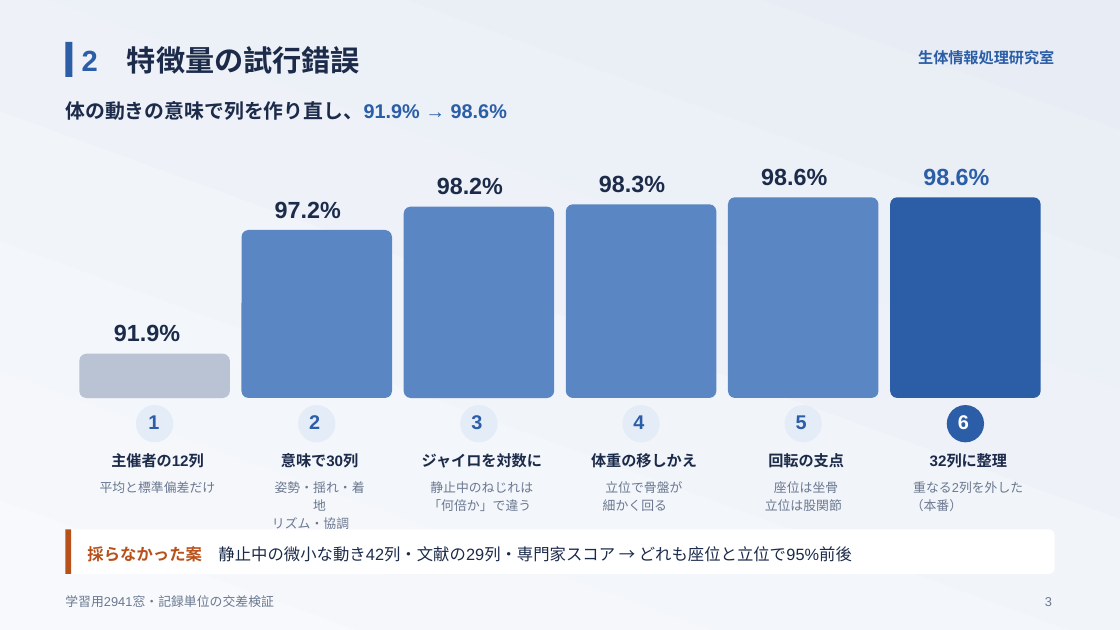
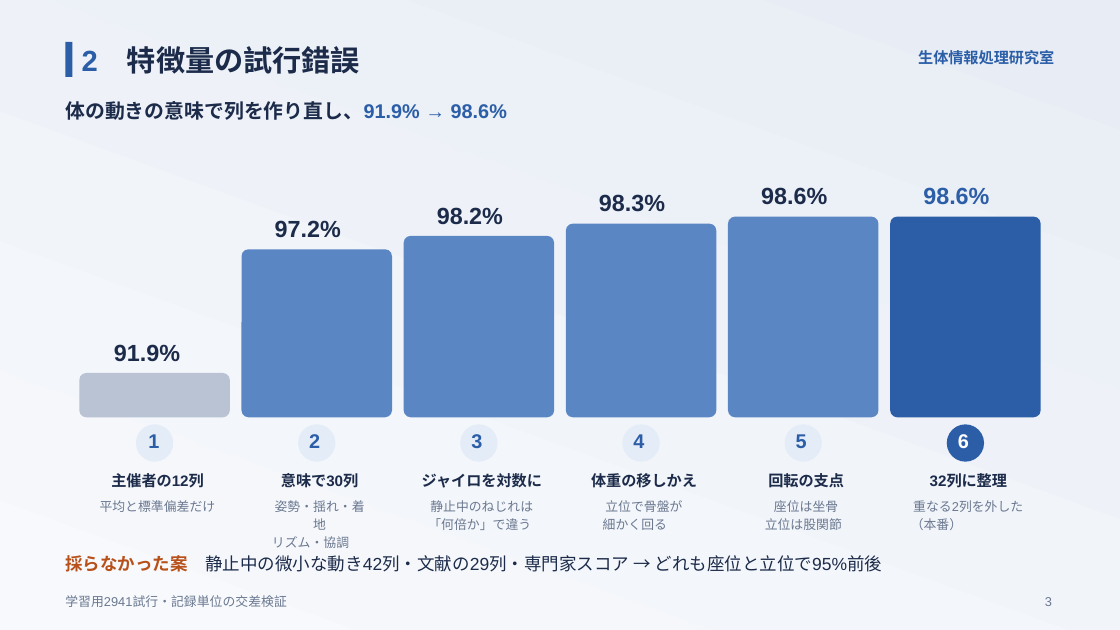
Before and after one commit to takuto-nohara/DataScienceContest, a slide deck: slide 3 of presentation/final_seitailab.pptx. Drawn at 1120x630 pixels with LibreOffice and Linux fonts; fonts in the diff are those of the drawing. Boxes give left, top, right and bottom in pixels: in the first picture for what was removed or moved away, otherwise in the second. Text is boxed around its words. In the diff, an @@ line names an element or a change of style, - is before the commit and + after.

```diff
--- a/presentation/final_seitailab.pptx
+++ b/presentation/final_seitailab.pptx
@@ text "98.2%": place and size @@
-text "98.2%" at [437, 177, 503, 195]
+text "98.2%" at [437, 207, 503, 225]
@@ rounded rectangle: place and size @@
-rounded rectangle at [404, 207, 555, 398]
+rounded rectangle at [404, 236, 555, 418]
@@ 23 texts, 11 rounded rectangles: place and size @@
-23 texts, 11 rounded rectangles at [79, 168, 1041, 529]
+23 texts, 11 rounded rectangles at [79, 187, 1041, 548]
@@ rounded rectangle removed at [66, 529, 1055, 574] @@
@@ rectangle removed at [66, 529, 71, 574] @@
@@ text "採らなかった案 静止中の微小な動き42列・文献の29列・専門家スコア → どれも座位と立位で95%前後": place and size @@
-text "採らなかった案 静止中の微小な動き42列・文献の29列・専門家スコア → どれも座位と立位で95%前後" at [87, 546, 852, 562]
+text "採らなかった案 静止中の微小な動き42列・文献の29列・専門家スコア → どれも座位と立位で95%前後" at [65, 555, 883, 572]
@@ text "採らなかった案 静止中の微小な動き42列・文献の29列・専門家スコア → どれも座位と立位で95%前後" at [65, 555, 883, 572]: size 14 to 15 pt; line spacing 20.3pt to 21.8pt @@
@@ text at [65, 595, 287, 607]: text changed @@
-学習用2941窓・記録単位の交差検証
+学習用2941試行・記録単位の交差検証
```
Also in this commit, not shown: 7 other slides changed, 24 other files.
